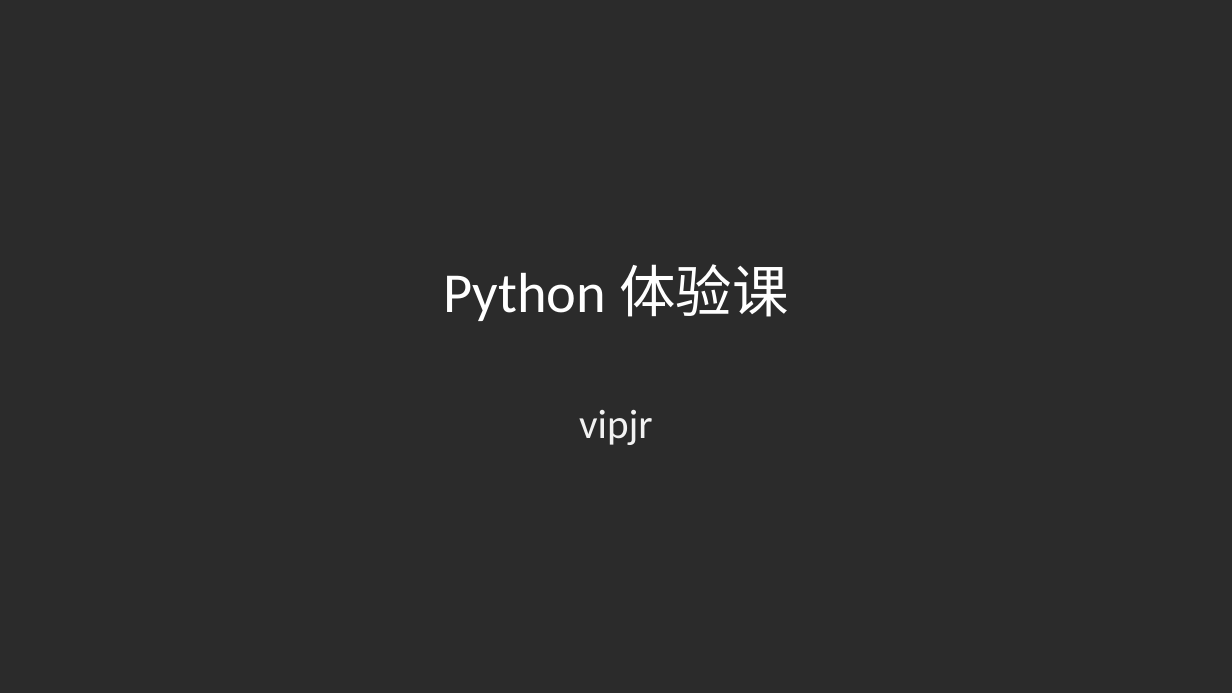
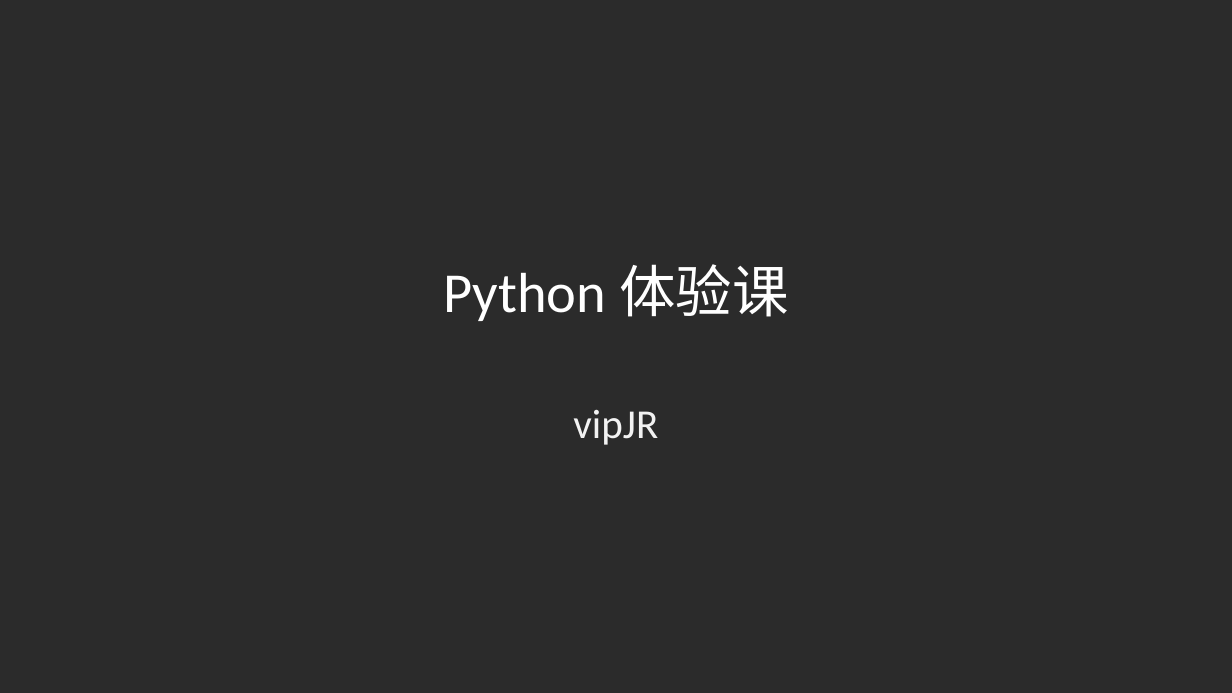
Before and after one commit to BattalionCommander/Python, a slide deck: slide 1 of Python体验课.pptx. Drawn at 1232x693 pixels with LibreOffice and Linux fonts; fonts in the diff are those of the drawing; background and template pictures are left out; a plain dark background stands for a picture behind light text. Boxes give left, top, right and bottom in pixels: in the first picture for what was removed or moved away, otherwise in the second. Text is boxed around its words. In the diff, an @@ line names an element or a change of style, - is before the commit and + after.

```diff
--- a/Python体验课.pptx
+++ b/Python体验课.pptx
@@ subtitle at bbox=[573, 410, 658, 445]: text changed @@
-vipjr
+vipJR
```
Also in this commit, not shown: 4 other slides changed, 1 other file.
